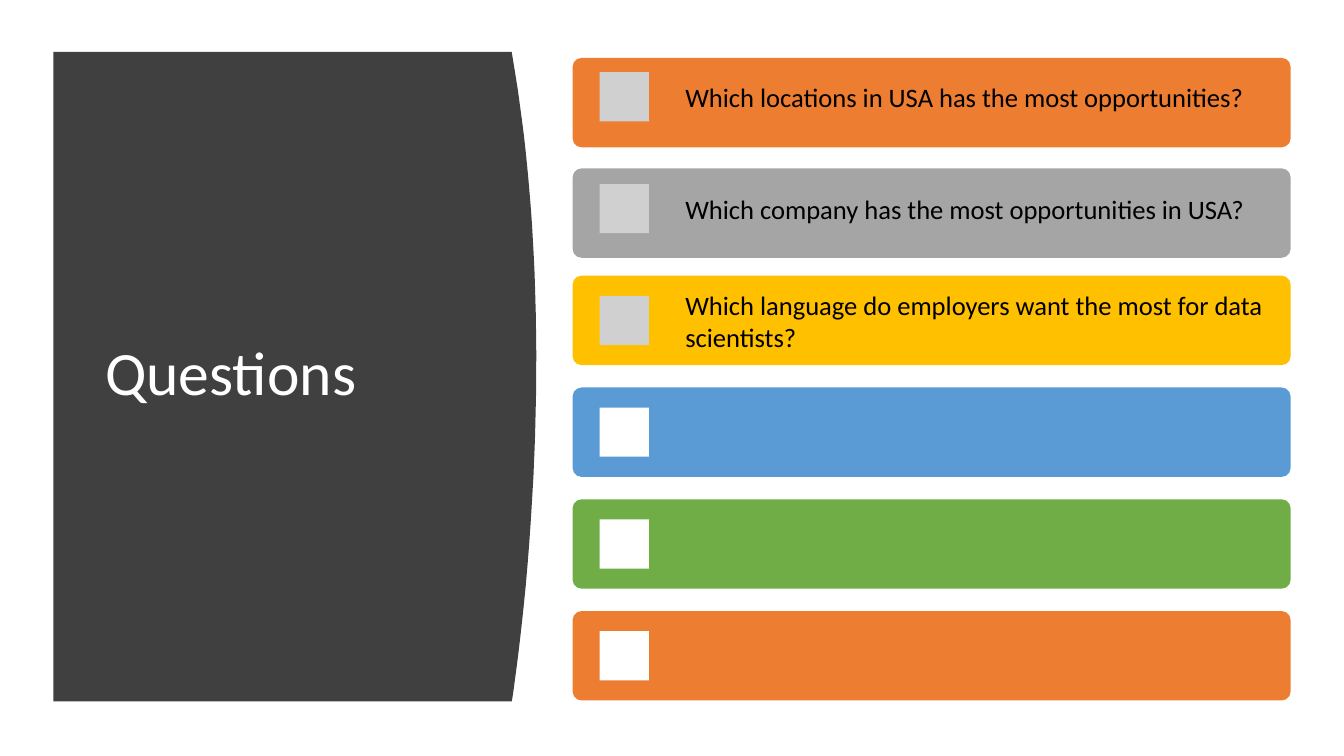
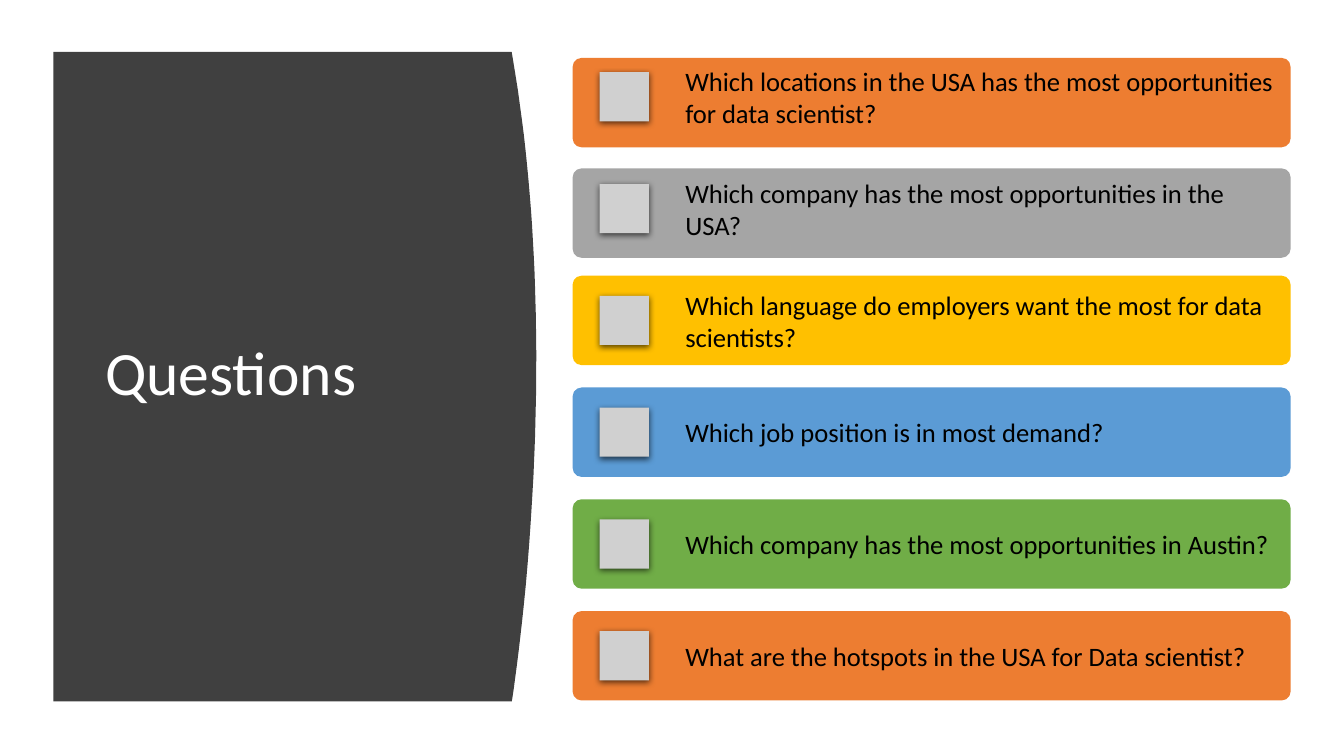
Before and after one commit to tjgrafft/DataScienceJobs_Project, a slide deck: slide 3 of presentation/Presentation.pptx. Drawn at 1344x756 pixels with LibreOffice and Linux fonts; fonts in the diff are those of the drawing; grey boxes stand for pictures. Boxes give left, top, right and bottom in pixels: in the first picture for what was removed or moved away, otherwise in the second. Text is boxed around its words. In the diff, an @@ line names an element or a change of style, - is before the commit and + after.

Commit message:
updated two slides

```diff
--- a/presentation/Presentation.pptx
+++ b/presentation/Presentation.pptx
@@ text at [685,72,1272,124]: text changed @@
-Which locations in USA has the most opportunities?
+Which locations in the USA has the most opportunities for data scientist?
@@ text at [685,184,1224,235]: text changed @@
-Which company has the most opportunities in USA?
+Which company has the most opportunities in the USA?
@@ rectangle removed at [600,407,649,457] @@
@@ rectangle removed at [600,519,649,569] @@
@@ rectangle removed at [600,631,649,681] @@
@@ group added at [600,407,1268,681]: 3 pictures, 3 texts @@
+Which job position is in most demand?
+Which company has the most opportunities in Austin?
+What are the hotspots in the USA for Data scientist?
```
Also in this commit, not shown: 5 other slides changed, 1 slide added.
